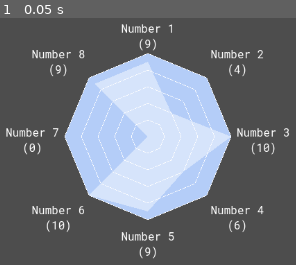
Above: before the commit, frame 1.
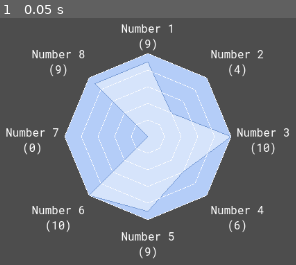
Above: after the commit, the same moment.

Repository: TheLsbt/godot_radar_graph
Game: Godot game, scene res://src/debug.tscn
Same seed, same stepped clock (60 frames per second), same inputs: the game is played once before the commit and once after it. The project has no main scene, so this scene is started directly.
Inputs:
- Up to frame 1 (0.05 s): no input

The runs differ from the first frame. In frame 1, 0.6% of the frame differs, in the area x 30-79%, y 17-79%.

Commit message:
testing the outline and remove todo

Diff:
--- a/src/debug.tscn
+++ b/src/debug.tscn
@@ -20,6 +20,8 @@
 font = ExtResource("3_v0rtb")
 background_color = Color(0.705058, 0.802439, 0.972596, 1)
 graph_color = Color(0.8394, 0.89315, 0.984997, 1)
+graph_outline_color = Color(0.47168, 0.610492, 0.838542, 1)
+graph_outline_width = 1.0
 key_count = 8
 radius = 120.0
 key_items = Array[Dictionary]([{
--- a/src/radar_graph.gd
+++ b/src/radar_graph.gd
@@ -9,8 +9,6 @@
 # match them
 
 # TODO: Draw the outline for the background
-
-# TODO: Draw the outline for the graph
 
 # TODO: Add a layer adjustment system, an array of String's that can be reorganised to adjust the
 # way the graph is rendered
